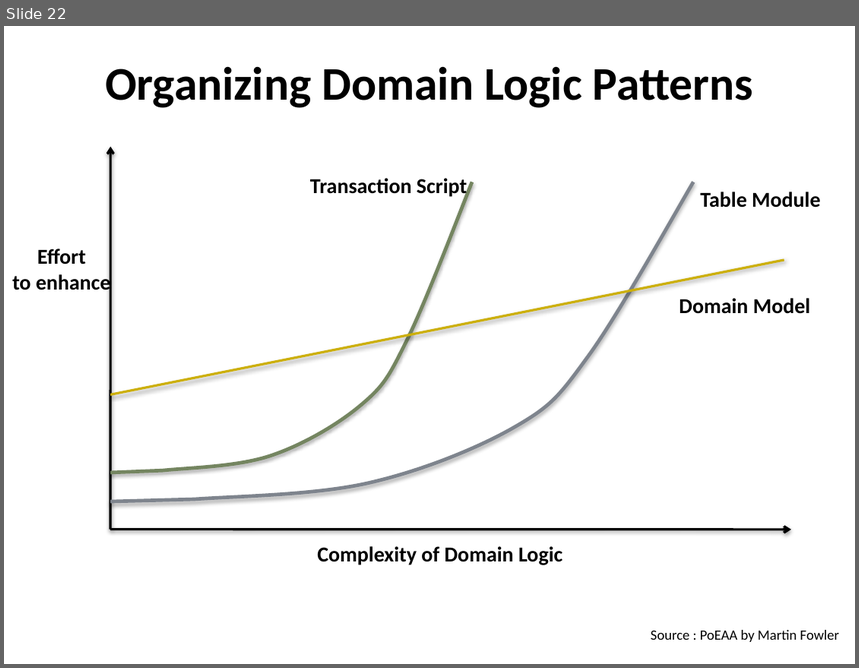
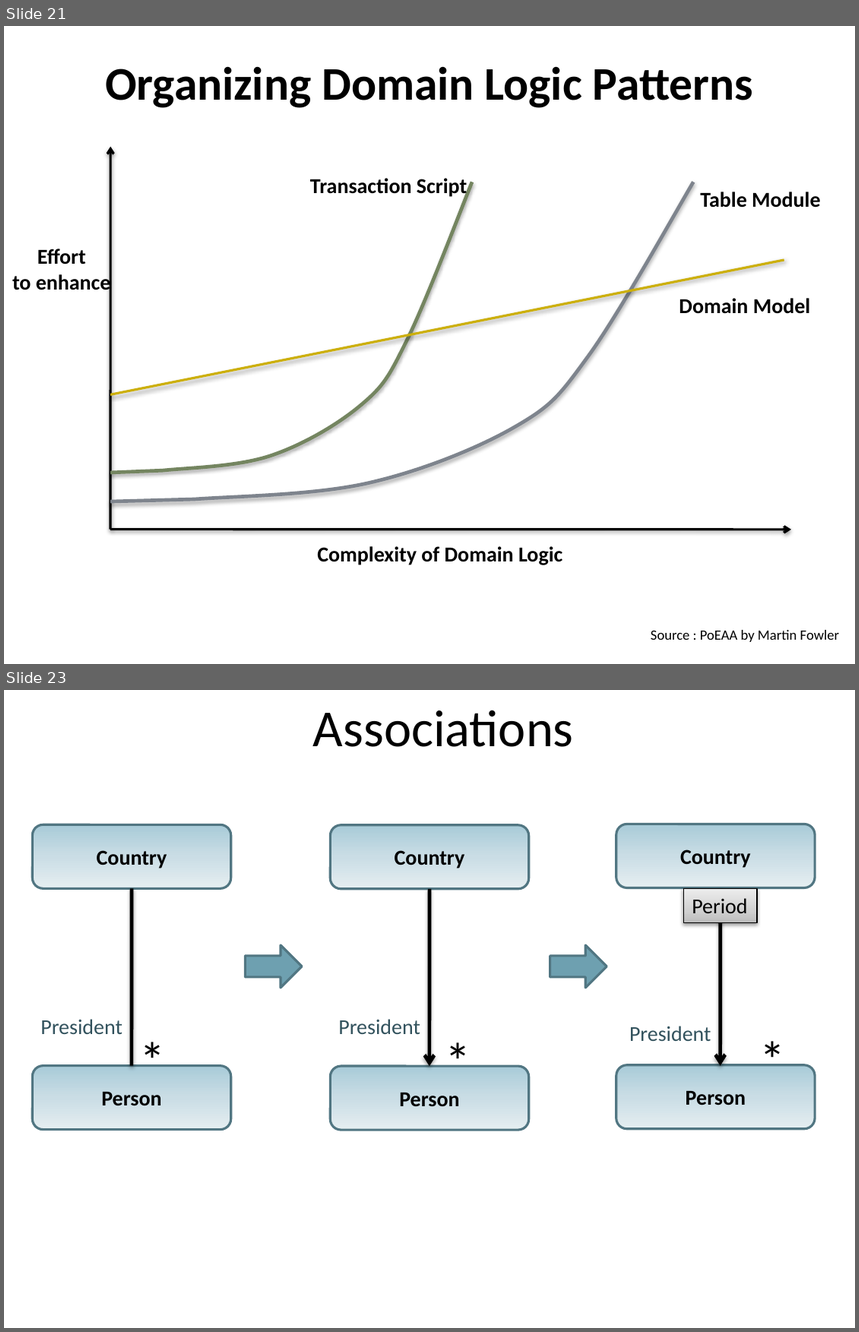
Before and after one commit to arturtv/dddpresentation, a slide deck: Domain-DrivenDesign.A.Trosin.pptx. Shown one above the other, each under a label of ours: slide 22 before the commit, slides 21 and 23 after it; the slides between them are not shown. The pictures are 859x668 and 859x1332 pixels, drawn with LibreOffice and Linux fonts; fonts in the diff are those of the drawing. Boxes give left, top, right and bottom in pixels: in the first picture for what was removed or moved away, otherwise in the second. Text is boxed around its words. In the diff, an @@ line names an element or a change of style, - is before the commit and + after.

```diff
--- a/Domain-DrivenDesign.A.Trosin.pptx
+++ b/Domain-DrivenDesign.A.Trosin.pptx
@@ slide 23 added at [4, 690, 855, 1328], background #FFFFFF @@
@@ title added at [313, 710, 574, 747], 44 pt, text #000000 @@
+Associations
@@ rounded rectangle added at [32, 825, 230, 888], fill gradient #A9CBD8 to #CADEE6 to #E5EEF2, outline #517682 2 pt, 18 pt, text #000000, bold @@
+Country
@@ rounded rectangle added at [330, 825, 528, 889], fill gradient #A9CBD8 to #CADEE6 to #E5EEF2, outline #517682 2 pt, 18 pt, text #000000, bold @@
+Country
@@ rounded rectangle added at [616, 825, 814, 888], fill gradient #A9CBD8 to #CADEE6 to #E5EEF2, outline #517682 2 pt, 18 pt, text #000000, bold @@
+Country
@@ line added from (132, 888) to (132, 1066), #000000 3 pt @@
@@ arrow added from (430, 889) to (430, 1066), #000000 3 pt @@
@@ rectangle added at [683, 888, 756, 923], fill gradient #BDBDBD to #D1D1D1 to #EEEEEE, outline #000000 0.75 pt, 18 pt, text #000000 @@
+Period
@@ arrow added from (721, 888) to (721, 1066), #000000 3 pt @@
@@ right arrow added at [245, 945, 302, 988], fill #6EA0B0, outline #517682 2 pt @@
@@ right arrow added at [550, 945, 607, 988], fill #6EA0B0, outline #517682 2 pt @@
@@ text added at [40, 1019, 123, 1034], 18 pt, text #32525D @@
+President
@@ text added at [132, 1024, 175, 1095], 44 pt, text #000000 @@
+*
@@ text added at [338, 1019, 420, 1034], 18 pt, text #32525D @@
+President
@@ text added at [436, 1024, 480, 1095], 44 pt, text #000000 @@
+*
@@ text added at [629, 1026, 712, 1041], 18 pt, text #32525D @@
+President
@@ text added at [751, 1023, 794, 1094], 44 pt, text #000000 @@
+*
@@ rounded rectangle added at [32, 1066, 230, 1130], fill gradient #A9CBD8 to #CADEE6 to #E5EEF2, outline #517682 2 pt, 18 pt, text #000000, bold @@
+Person
@@ rounded rectangle added at [330, 1066, 528, 1130], fill gradient #A9CBD8 to #CADEE6 to #E5EEF2, outline #517682 2 pt, 18 pt, text #000000, bold @@
+Person
@@ rounded rectangle added at [616, 1065, 814, 1129], fill gradient #A9CBD8 to #CADEE6 to #E5EEF2, outline #517682 2 pt, 18 pt, text #000000, bold @@
+Person
@@ what was slide 22 is now slide 21 @@
```
Also in this commit, not shown: 6 slides changed, 3 other slides added, 1 slide removed.
